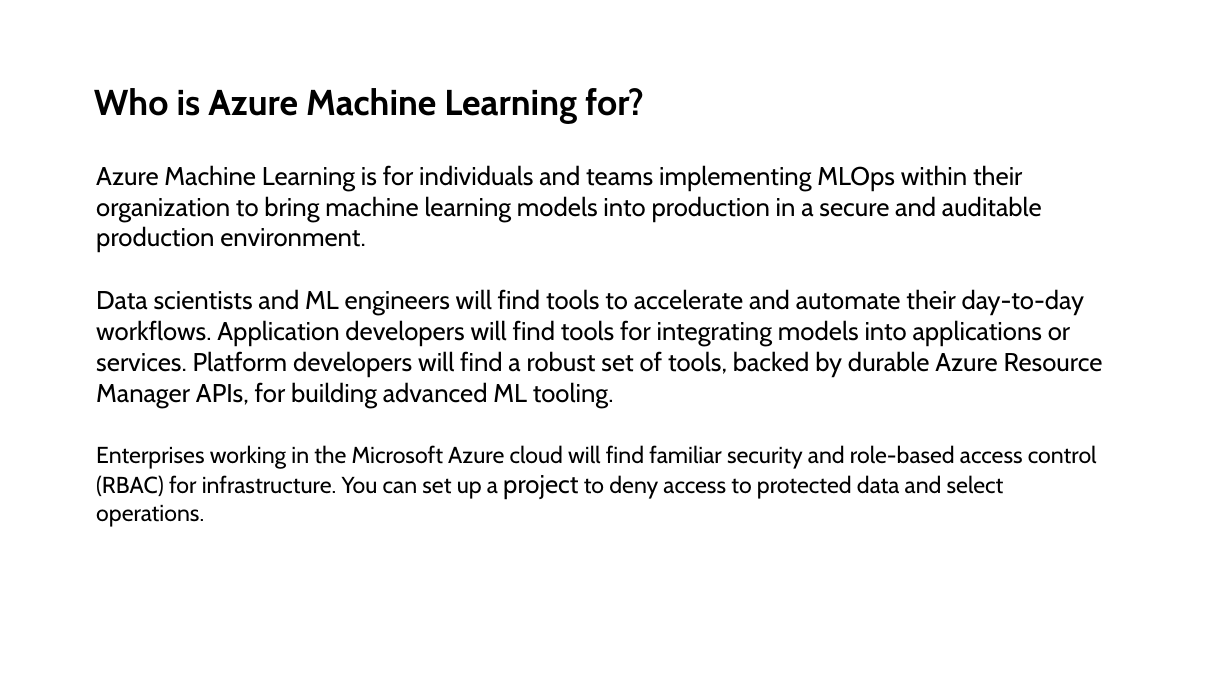
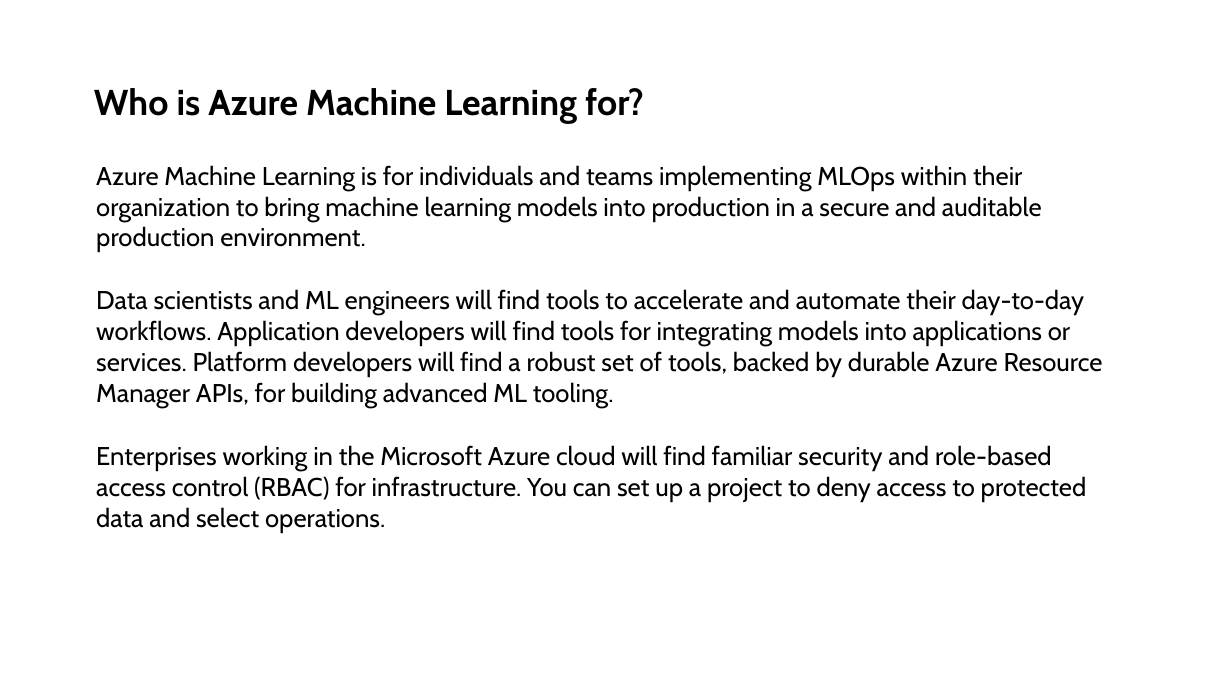
Before and after one commit to ceteongvanness/eventdemo, a slide deck: slide 4 of Data Science/C1-GettingStarted withAML.pptx. Drawn at 1232x693 pixels with LibreOffice and Linux fonts; fonts in the diff are those of the drawing. Boxes give left, top, right and bottom in pixels: in the first picture for what was removed or moved away, otherwise in the second. Text is boxed around its words. In the diff, an @@ line names an element or a change of style, - is before the commit and + after.

```diff
--- a/Data Science/C1-GettingStarted withAML.pptx
+++ b/Data Science/C1-GettingStarted withAML.pptx
@@ text "Enterprises working in the Microsoft ..." at (x1=96, y1=445, x2=1087, y2=532): size 18 to 20 pt @@
```
Also in this commit, not shown: 2 other slides changed, 15 other files.
